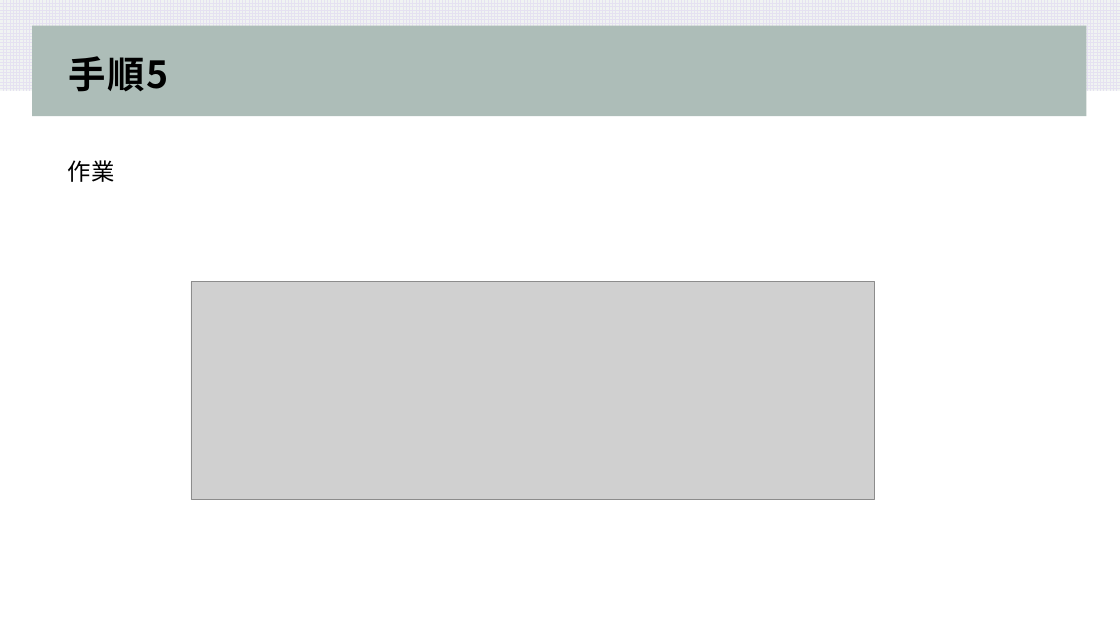
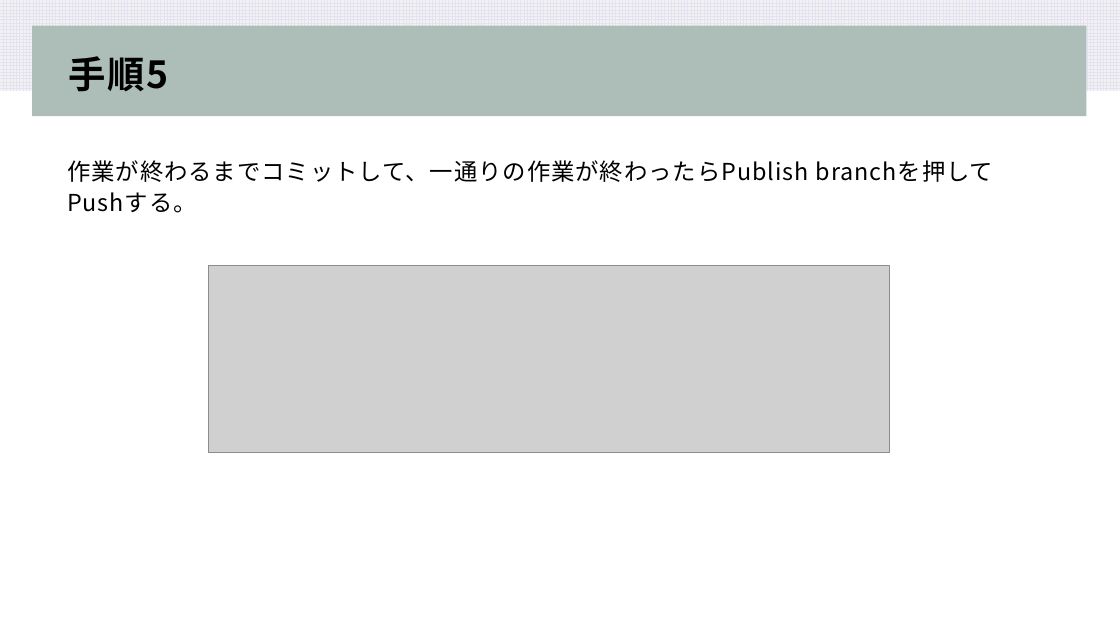
Before and after one commit to koki-sys/syuboard, a slide deck: slide 14 of document/PullRequest.pptx. Drawn at 1120x630 pixels with LibreOffice and Linux fonts; fonts in the diff are those of the drawing; grey boxes stand for pictures. Boxes give left, top, right and bottom in pixels: in the first picture for what was removed or moved away, otherwise in the second. Text is boxed around its words. In the diff, an @@ line names an element or a change of style, - is before the commit and + after.

```diff
--- a/document/PullRequest.pptx
+++ b/document/PullRequest.pptx
@@ text at [67,160,994,213]: text changed @@
-作業
+作業が終わるまでコミットして、一通りの作業が終わったらPublish branchを押して
+Pushする。
@@ picture: place and size @@
-picture at [191,282,874,500]
+picture at [209,266,890,453]
```
Also in this commit, not shown: 9 other slides changed, 6 slides added, 1 other file.
